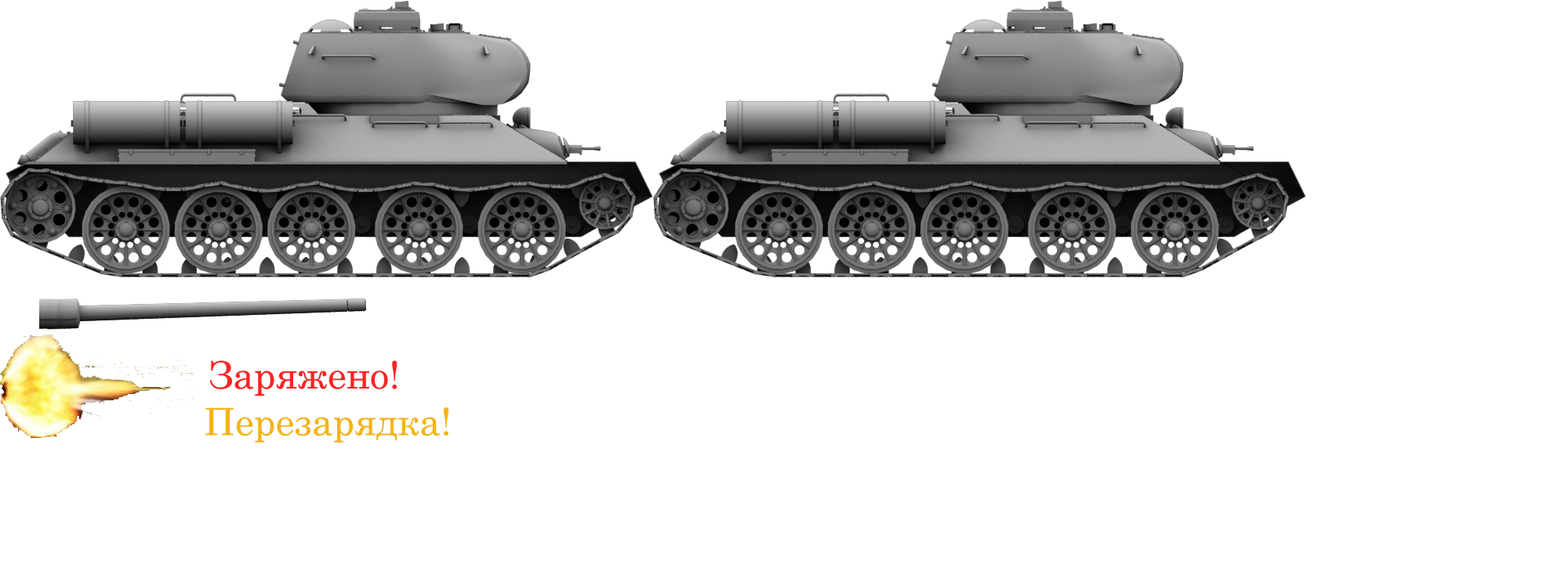
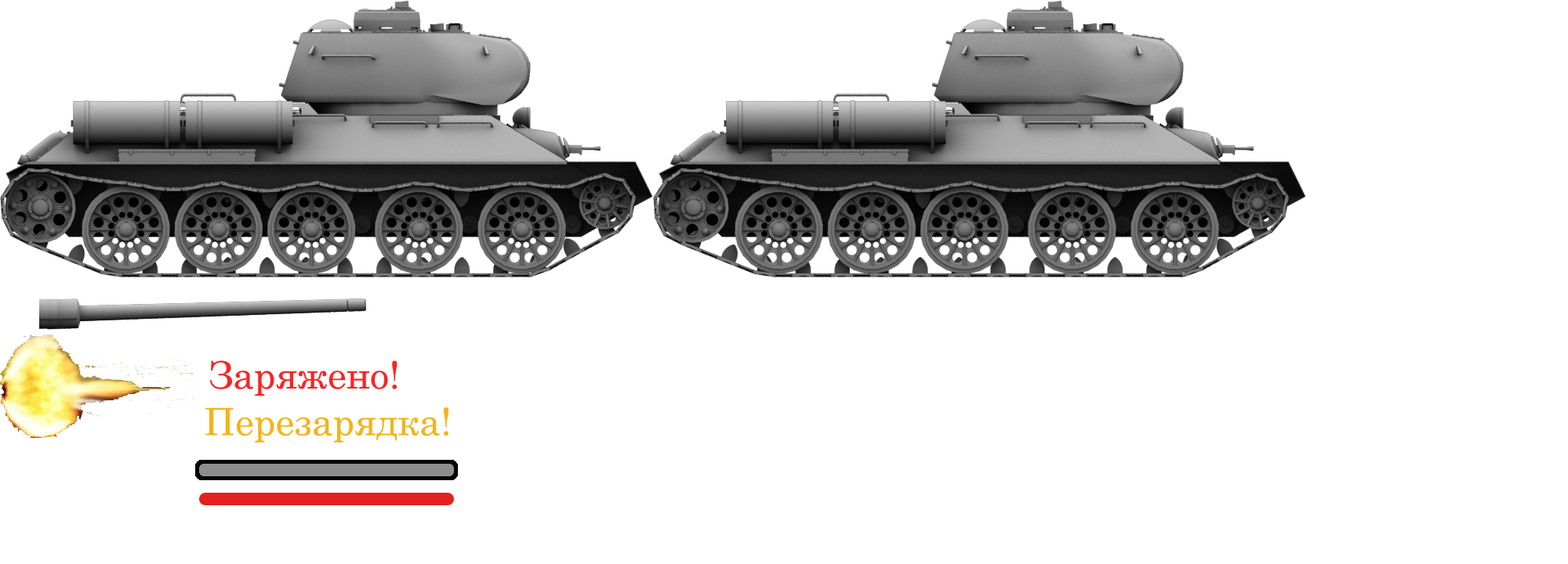
Before/after of a 1568×564 layered artwork. What changed in the layer stack:
added layer "red_hp" above "white_hp" over [199, 493, 454, 506]
added layer "white_hp" above "bg_hp" over [199, 464, 454, 477]
added layer "bg_hp" above "Перезарядка!" over [195, 460, 458, 481]
